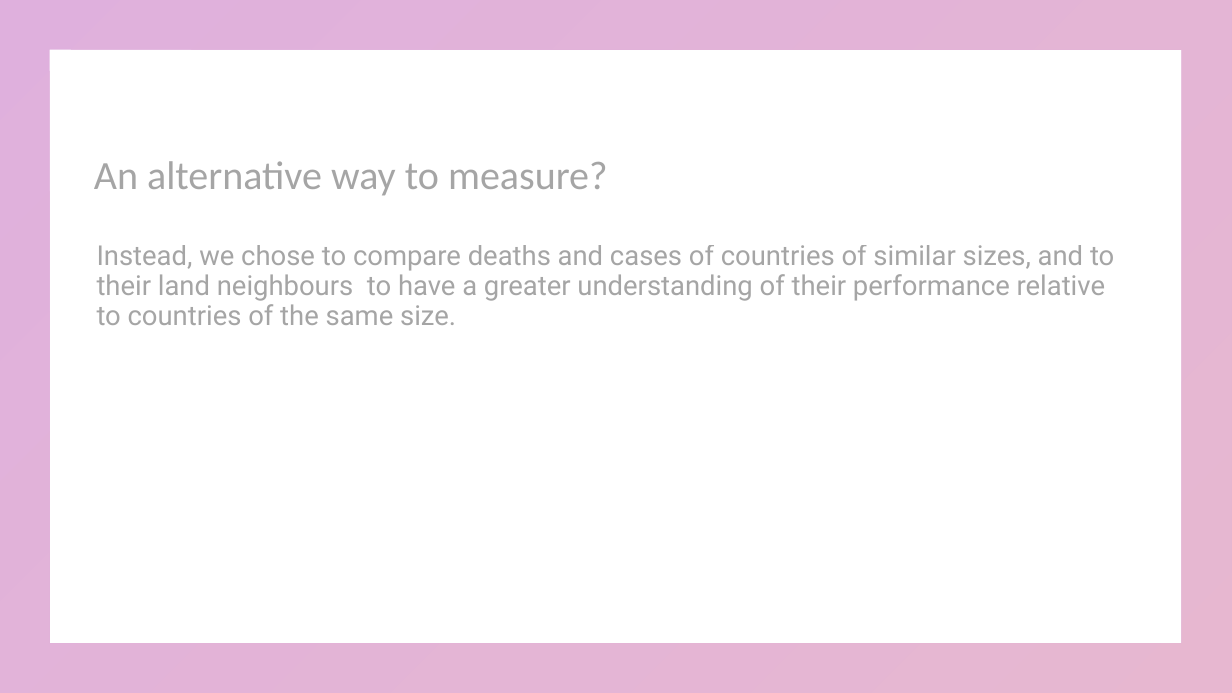
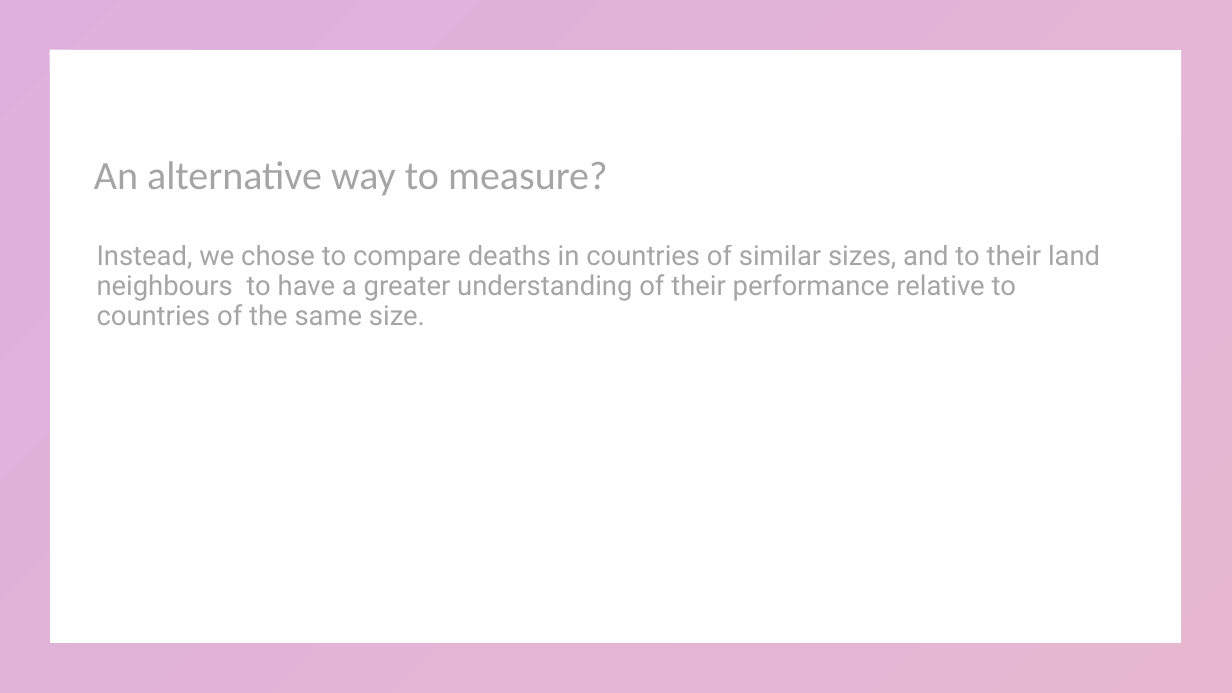
Before and after one commit to KarenJewell/WIDDatathon, a slide deck: slide 11 of WID Presentation_4.pptx (slide 7 before the commit). Drawn at 1232x693 pixels with LibreOffice and Linux fonts; fonts in the diff are those of the drawing. Boxes give left, top, right and bottom in pixels: in the first picture for what was removed or moved away, otherwise in the second. Text is boxed around its words. In the diff, an @@ line names an element or a change of style, - is before the commit and + after.

```diff
--- a/WID Presentation_4.pptx
+++ b/WID Presentation_4.pptx
@@ text at [97, 245, 1100, 325]: text changed @@
-Instead, we chose to compare deaths and cases of countries of similar sizes, and to their land neighbours to have a greater understanding of their performance relative to countries of the same size.
+Instead, we chose to compare deaths in countries of similar sizes, and to their land neighbours to have a greater understanding of their performance relative to countries of the same size.
```
Also in this commit, not shown: 7 other slides changed, 17 slides added, 4 other files.
